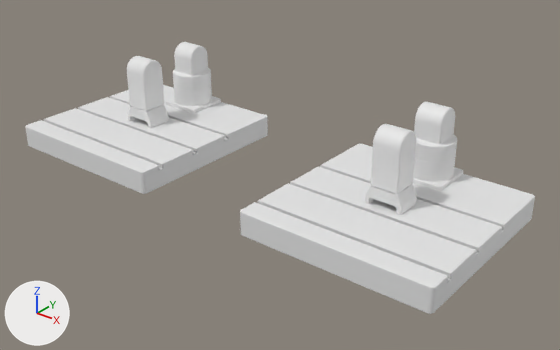
The Blender file linuxcnc/configs/sim.robot/models/asm.blend, before and after one commit.
Rendered twice from a 50 mm camera at (1974.0, -1716.0, 1032.0) aimed at (575.0, 32.0, -52.0). Every picture has the same lights, and +X, +Y and +Z are marked at lower left. The picture after the commit comes second.

Script lines for the objects in view, before the commit:
```python
ob_arm_base = bpy.data.objects.new('arm_base', me_arm_base)
ob_arm_base.parent = ob_table
ob_arm_base.location = (0.0, 227.7, 0.0)
ob_arm_base_001 = bpy.data.objects.new('arm_base.001', me_arm_base_001)
ob_arm_base_001.parent = ob_table_001
ob_arm_base_001.location = (0.0, 227.7, 0.0)
ob_arm_joint_0 = bpy.data.objects.new('arm_joint_0', me_arm_joint_0)
ob_arm_joint_0.parent = ob_arm_base
ob_arm_joint_0.location = (0.0, 0.0, 76.0)
ob_arm_joint_0_001 = bpy.data.objects.new('arm_joint_0.001', me_arm_joint_0_001)
ob_arm_joint_0_001.parent = ob_arm_base_001
ob_arm_joint_0_001.location = (0.0, 0.0, 76.0)
ob_arm_joint_2 = bpy.data.objects.new('arm_joint_2', me_arm_joint_2)
ob_arm_joint_2.parent = ob_arm_joint_1
ob_arm_joint_2.location = (0.0, 0.0, 414.2)
ob_arm_joint_2_001 = bpy.data.objects.new('arm_joint_2.001', me_arm_joint_2_001)
ob_arm_joint_2_001.parent = ob_arm_joint_1_001
ob_arm_joint_2_001.location = (0.0, 0.0, 414.2)
ob_arm_joint_3 = bpy.data.objects.new('arm_joint_3', me_arm_joint_3)
ob_arm_joint_3.parent = ob_arm_joint_2
ob_arm_joint_3.location = (0.0, -128.0, 414.2)
ob_arm_joint_3_001 = bpy.data.objects.new('arm_joint_3.001', me_arm_joint_3_001)
ob_arm_joint_3_001.parent = ob_arm_joint_2_001
ob_arm_joint_3_001.location = (0.0, -128.0, 414.2)
ob_table_001 = bpy.data.objects.new('table.001', me_table_001)
ob_table_001.location = (1001.0, 230.0, 0.0)
ob_table_001.scale = (1.0, 1.0, 0.997)
# also in view: 'table' at (0.0, 1.0, -38.0)
```
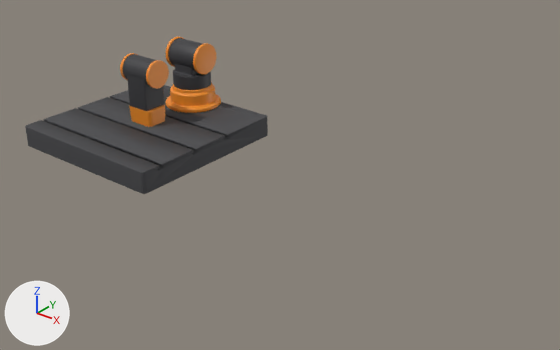
Location of each change, [x1, y1, x2, y2] in pixels of the pictures (560 x 350 px):
'table.001', deleted: before [240, 144, 535, 314]
'table', recoloured, shading changed (white to dark grey): [25, 85, 268, 194] in both
'arm_joint_2.001', deleted: before [371, 124, 416, 194]
'arm_joint_0.001', deleted: before [414, 102, 457, 162]
'arm_joint_2', reshaped (32% wider): before [127, 56, 164, 111]; after [120, 53, 169, 111]
'arm_base', reshaped, recoloured: before [165, 85, 221, 113]; after [165, 82, 221, 113]
'arm_base.001', deleted: before [413, 155, 463, 191]
'arm_joint_3.001', deleted: before [365, 184, 417, 215]
'motor_1', added: after [168, 38, 203, 71]
'arm_joint_3', reshaped, recoloured: before [128, 105, 169, 128]; after [129, 105, 165, 127]
'motor_1_cap', added (orange): after [193, 43, 216, 74]
'motor_1_capb', added: after [166, 37, 184, 67]
part 1 of me_arm_base, built on: before [165, 85, 221, 113]; after [165, 82, 221, 113]
part 3 of me_arm_joint_0, recoloured (white to dark grey): before [173, 42, 211, 90]; after [173, 63, 211, 90]
part 4 of me_arm_joint_2, added: after [123, 54, 156, 86]
part 5 of me_arm_joint_2, added (orange): after [146, 60, 169, 89]
part 6 of me_arm_joint_2, added: after [120, 53, 137, 80]
part 7 of me_arm_joint_2, recoloured (white to dark grey): before [127, 56, 164, 111]; after [127, 75, 164, 111]
part 8 of me_arm_joint_3, reshaped: before [128, 105, 169, 128]; after [129, 105, 165, 127]

The change, as a list of edits to the scene's bpy script:
```text
Change me_arm_base:
    used by ob_arm_base; parent = ob_table; location = (0.0, 227.7, 0.0)
    remove me_arm_base.from_pydata(...)  # 5714 vertices, 11428 faces; spans x -76.0..76.0, y -76.0..76.0, z 0.0..76.0
    add me_arm_base.from_pydata(...)  # 394 vertices, 448 faces; spans x -104.0..104.0, y -104.0..104.0, z 0.0..76.0
    me_arm_base part 1: 5714 vertices removed from x -76.0..76.0, y -76.0..76.0, z 0.0..76.0; 394 vertices added at x -104.0..104.0, y -104.0..104.0, z 0.0..76.0
    me_arm_base part 2: the surface is now shaded smooth
    add me_arm_base.materials.append(mat_kuka_orange)  # orange #f39027
Change me_arm_joint_0:
    used by ob_arm_joint_0; parent = ob_arm_base; location = (0.0, 0.0, 76.0)
    remove me_arm_joint_0.from_pydata(...)  # 7084 vertices, 14164 faces; spans x -70.0..70.0, y -70.0..70.0, z 0.0..152.0
    add me_arm_joint_0.from_pydata(...)  # 7180 vertices, 14214 faces; spans x -70.0..70.0, y -70.0..70.0, z -11.0..152.0
    me_arm_joint_0 part 3: 14164 faces spanning x -70.0..70.0, y -70.0..70.0, z 0.0..152.0 switch from no material to mat_kuka_graphite (dark grey #3c3c3f)
    edits to the shape of me_arm_joint_0 do not show in these pictures
Change me_arm_joint_2:
    used by ob_arm_joint_2; parent = ob_arm_joint_1; location = (0.0, 0.0, 414.2)
    remove me_arm_joint_2.from_pydata(...)  # 3589 vertices, 7174 faces; spans x -44.0..44.0, y -127.0..44.0, z -44.0..44.0
    add me_arm_joint_2.from_pydata(...)  # 3877 vertices, 7324 faces; spans x -70.0..70.0, y -127.0..48.0, z -48.0..48.0
    me_arm_joint_2 part 4: a new loose piece, a 48-sided cylinder along x spanning x -65.0..65.0, y -46.0..46.0, z -46.0..46.0, in mat_kuka_graphite (dark grey #3c3c3f)
    me_arm_joint_2 part 5: a new loose piece, a 48-sided cylinder along x spanning x 60.0..70.0, y -48.0..48.0, z -48.0..48.0, in mat_kuka_orange (orange #f39027)
    me_arm_joint_2 part 6: a new loose piece, a 48-sided cylinder along x spanning x -70.0..-60.0, y -48.0..48.0, z -48.0..48.0, in mat_kuka_orange (orange #f39027)
    me_arm_joint_2 part 7: 7174 faces spanning x -44.0..44.0, y -127.0..44.0, z -44.0..44.0 switch from no material to mat_kuka_graphite (dark grey #3c3c3f)
    add me_arm_joint_2.materials.append(mat_kuka_orange)  # orange #f39027
Change me_arm_joint_3:
    used by ob_arm_joint_3; parent = ob_arm_joint_2; location = (0.0, -128.0, 414.2)
    remove me_arm_joint_3.from_pydata(...)  # 5970 vertices, 11936 faces; spans x -60.3..60.3, y -146.0..0.0, z -44.5..44.5
    add me_arm_joint_3.from_pydata(...)  # 1000 vertices, 924 faces; spans x -55.0..55.0, y -144.5..38.4, z -42.9..43.0
    me_arm_joint_3 part 8: 5970 vertices removed from x -60.3..60.3, y -146.0..0.0, z -44.5..44.5; 1000 vertices added at x -55.0..55.0, y -144.5..38.4, z -42.9..43.0
    me_arm_joint_3 part 9: the surface is now shaded smooth
    add me_arm_joint_3.materials.append(mat_kuka_orange)  # orange #f39027
Change me_table:
    where me_table.from_pydata(...)  # 4934 vertices, 9864 faces; spans x -305.0..305.0, y -533.0..76.0, z -76.0..0.0
    used by ob_table; location = (0.0, 230.0, 0.0); scale = (1.0, 1.0, 0.997)
    me_table part 10: all faces are now shaded smooth (9864 of 9864 changed)
    add me_table.materials.append(mat_table_dark)  # dark grey #454548
Remove ob_arm_base_001:
    ob_arm_base_001 = bpy.data.objects.new('arm_base.001', me_arm_base_001)
Remove ob_arm_joint_0_001:
    ob_arm_joint_0_001 = bpy.data.objects.new('arm_joint_0.001', me_arm_joint_0_001)
Change ob_arm_joint_1_001:
    remove ob_arm_joint_1_001.parent = ob_arm_joint_0_001
Remove ob_arm_joint_2_001:
    ob_arm_joint_2_001 = bpy.data.objects.new('arm_joint_2.001', me_arm_joint_2_001)
Remove ob_arm_joint_3_001:
    ob_arm_joint_3_001 = bpy.data.objects.new('arm_joint_3.001', me_arm_joint_3_001)
Change ob_arm_joint_4_001:
    remove ob_arm_joint_4_001.parent = ob_arm_joint_3_001
Remove ob_table_001:
    ob_table_001 = bpy.data.objects.new('table.001', me_table_001)
Add ob_motor_1_capb:
    ob_motor_1_capb = bpy.data.objects.new('motor_1_capb', me_cylinder_002)  # a 64-sided cylinder along z spanning x -56.0..56.0, y -56.0..56.0, z -6.0..6.0; in mat_kuka_orange (orange #f39027); modifiers BEVEL
    ob_motor_1_capb.parent = ob_arm_joint_1
    ob_motor_1_capb.location = (-70.0, 230.0, 185.5)
    ob_motor_1_capb.rotation_euler = (0.0, 1.571, 0.0)  # degrees (0, 90, 0)
Add ob_motor_1_cap:
    ob_motor_1_cap = bpy.data.objects.new('motor_1_cap', me_cylinder_002.copy())  # modifiers BEVEL
    ob_motor_1_cap.parent = ob_arm_joint_1
    ob_motor_1_cap.location = (70.0, 230.0, 185.5)
    ob_motor_1_cap.rotation_euler = (0.0, 1.571, 0.0)  # degrees (0, 90, 0)
Add ob_motor_1:
    ob_motor_1 = bpy.data.objects.new('motor_1', me_cylinder)  # a 64-sided cylinder along z spanning x -52.0..52.0, y -52.0..52.0, z -70.0..70.0; in mat_kuka_graphite (dark grey #3c3c3f); modifiers BEVEL
    ob_motor_1.parent = ob_arm_joint_1
    ob_motor_1.location = (0.0, 230.0, 185.5)
    ob_motor_1.rotation_euler = (0.0, 1.571, 0.0)  # degrees (0, 90, 0)
```
